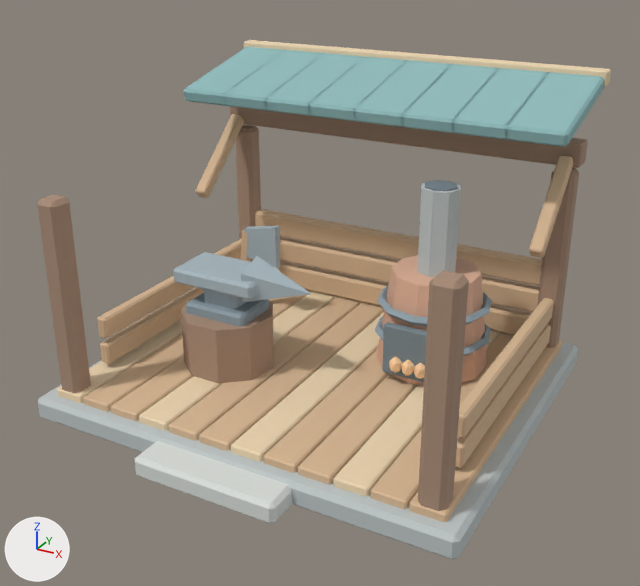
The FBX model unity/Assets/Resources/ForestArt/smithy.fbx as it was, and as the next commit left it.
The view is the same before and after, from a camera (50 mm lens) standing at (2.94, -5.39, 3.53) and looking at (0.09, -0.21, 0.94). Lighting does not change. The marker at lower left points along +X, +Y and +Z. The older version comes first. Where no turn or scale is listed for an object, it has been applied to the vertices.

Before the edit, the objects in view are built like this:
```python
me_cube_1527 = bpy.data.meshes.new('Cube.1527')
me_cube_1527.from_pydata(...)  # 1224 vertices, 2244 faces; spans x -1.66..1.66, y -1.64..1.56, z 0.0..2.4
me_cube_1527.materials.append(mat_forest_stone)  # light grey #bfc6c6
me_cube_1527.materials.append(mat_forest_endgrain)  # beige #eed6b1
me_cube_1527.materials.append(mat_forest_wood)  # beige #d9b894
me_cube_1527.materials.append(mat_forest_bark)  # beige #a98c77
me_cube_1527.materials.append(mat_forest_teal)  # greyish cyan #90bbbc
me_cube_1527.materials.append(mat_forest_stone_light)  # light grey #d9ddd8
me_cube_1527.materials.append(mat_forest_terracotta)  # beige #ddaf95
me_cube_1527.materials.append(mat_forest_coal)  # grey #78868e
me_cube_1527.materials.append(mat_forest_ember)  # beige #f9ce9f
me_cube_1527.materials.append(mat_forest_slate)  # grey #8f9fa8
me_cube_1527.materials.append(mat_forest_iron)  # light grey #abbbc2
ob_smithy_mesh = bpy.data.objects.new('smithy_mesh', me_cube_1527)
ob_smithy_mesh.location = (0.0, 0.0, 0.0)
```
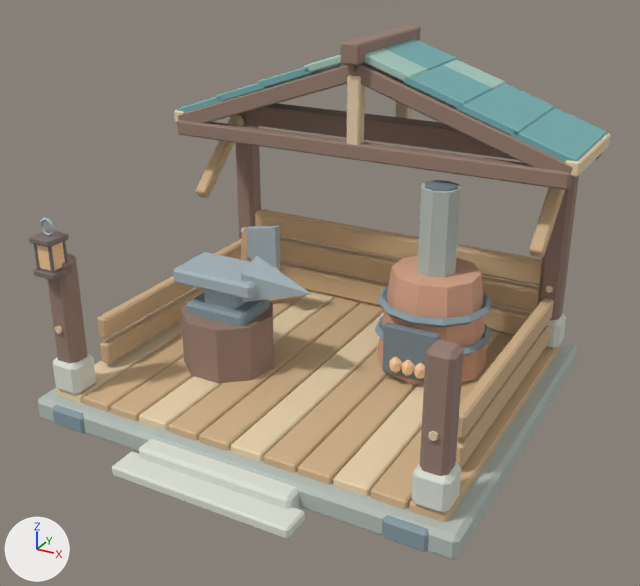
What the commit changed:
Material 'Forest_teal_light' (mat_forest_teal_light) is new.
Its base color is (0.396, 0.604, 0.533) (green #a9ccc1).
Its roughness is 0.88.
Material 'Forest_darkwood' (mat_forest_darkwood) is new.
Its base color is (0.216, 0.173, 0.161) (grey #807370).
Its roughness is 0.88.
me_cube_1527 is used by ob_smithy_mesh; location (0.0, 0.0, 0.0).
me_cube_1527 had 1224 vertices, 2244 faces and spanned x -1.66..1.66, y -1.64..1.56, z 0.0..2.4.
me_cube_1527 now has 2280 vertices, 4180 faces and spans x -1.68..1.68, y -1.7..1.52, z 0.0..2.62.
me_cube_1527 part 1: the loose piece of 24 vertices spanning x -1.52..-1.34, y -1.29..-1.11, z 0.2..1.7 is scaled about its middle by (1, 1, 0.691), then moved by (0.0, 0.0, -0.2).
me_cube_1527 part 2: a new loose piece, a 6-sided cylinder along y spanning x -1.455..-1.405, y -1.312..-1.288, z 0.721..0.779, in mat_forest_endgrain (beige #edd5af).
me_cube_1527 part 3: the loose piece of 24 vertices spanning x -1.52..-1.34, y 1.11..1.29, z 0.2..1.7 is scaled about the mesh origin by (1, 1, 1.14).
me_cube_1527 part 4: the loose piece of 24 vertices spanning x 1.34..1.52, y -1.29..-1.11, z 0.2..1.7 is scaled about its middle by (1, 1, 0.691), then moved by (0.0, 0.0, -0.2).
me_cube_1527 part 5: a new loose piece, a 6-sided cylinder along y spanning x 1.405..1.455, y -1.312..-1.288, z 0.721..0.779, in mat_forest_endgrain (beige #edd5af).
me_cube_1527 part 6: the loose piece of 24 vertices spanning x 1.34..1.52, y 1.11..1.29, z 0.2..1.7 is scaled about the mesh origin by (1, 1, 1.14).
me_cube_1527 part 7: a new loose piece, a 6-sided cylinder along y spanning x 1.405..1.455, y 1.088..1.112, z 0.721..0.779, in mat_forest_endgrain (beige #edd5af).
me_cube_1527 part 8: the loose piece of 24 vertices spanning x -1.6..1.6, y 1.44..1.56, z 2.28..2.4 is scaled about its middle by (1.02, 1, 1), then moved by (0.0, -0.99, -0.52), in mat_forest_bark (brown #997f72).
me_cube_1527 part 9: the loose piece of 24 vertices spanning x -0.55..0.55, y -1.64..-1.28, z 0.0..0.16 is scaled about its middle by (1.1, 0.582, 1.03), then moved by (0.0, 0.04, 0.0).
me_cube_1527 part 10: the loose piece of 48 vertices spanning x 0.29..1.17, y 0.0..0.88, z 0.72..0.79 is copied, and the copy is turned 90 degrees about the x axis through its middle and scaled by 0.138, then moved by (-2.15, -1.73, 0.76), in mat_forest_iron (light grey #abbbc2); it spans x -1.49..-1.35, y -1.3..-1.28, z 1.45..1.59.
me_cube_1527 part 11: 192 vertices removed from x -1.58..1.58, y 0.49..1.51, z 2.03..2.37; 816 vertices added at x -1.68..1.68, y 0.39..1.52, z 1.76..2.62.
me_cube_1527 part 12: 288 vertices added at x -1.55..1.55, y -1.7..-1.08, z 0.0..1.46.
me_cube_1527 part 13: 24 vertices added at x 1.31..1.55, y 1.08..1.32, z 0.23..0.49.
Other edits to the shape of me_cube_1527 do not show in these pictures.
me_cube_1527 gains material mat_forest_teal_light (green #a9ccc1).
me_cube_1527 gains material mat_forest_darkwood (grey #807370).

What differs and where, as boxes (x1, y1, x2, y2) in the pictures (640 x 586 px; the box of a moved part takes in the faces that stretch with it):
'smithy_mesh', reshaped: before (37, 40, 611, 560); after (29, 25, 610, 560)
part 1 of me_cube_1527, moved or reshaped: before (37, 194, 91, 393); after (47, 253, 87, 364)
part 2 of me_cube_1527, added: after (55, 326, 63, 334)
part 3 of me_cube_1527, moved or reshaped: before (235, 125, 261, 262); after (235, 112, 261, 240)
part 4 of me_cube_1527, moved or reshaped: before (418, 270, 469, 511); after (420, 339, 464, 476)
part 5 of me_cube_1527, added: after (428, 431, 438, 441)
part 6 of me_cube_1527, moved or reshaped: before (537, 167, 579, 348); after (537, 176, 579, 320)
part 7 of me_cube_1527, added: after (545, 285, 553, 293)
part 8 of me_cube_1527, moved or reshaped: before (244, 40, 611, 87); after (177, 120, 573, 190)
part 9 of me_cube_1527, moved or reshaped: before (135, 441, 292, 524); after (139, 439, 299, 509)
part 10 of me_cube_1527, added: after (40, 218, 55, 236)
part 11 of me_cube_1527, reshaped: before (183, 47, 604, 147); after (174, 25, 610, 177)
part 12 of me_cube_1527, added: after (29, 229, 461, 552)
part 13 of me_cube_1527, added: after (546, 313, 566, 349)
